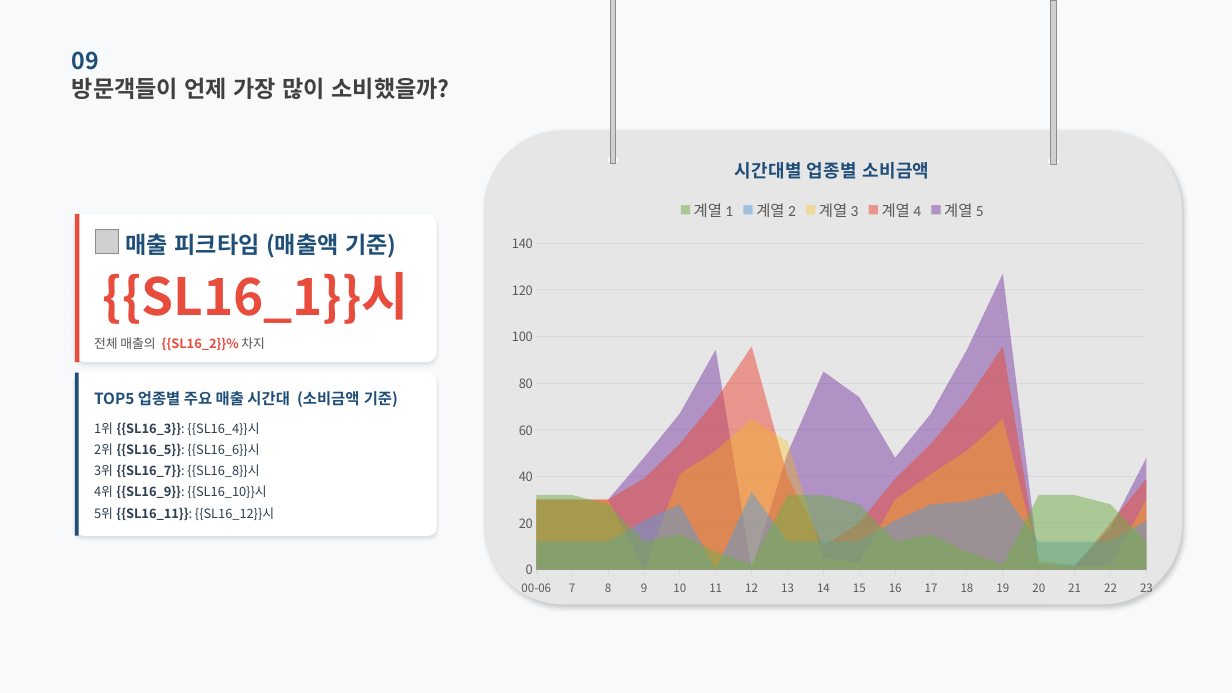
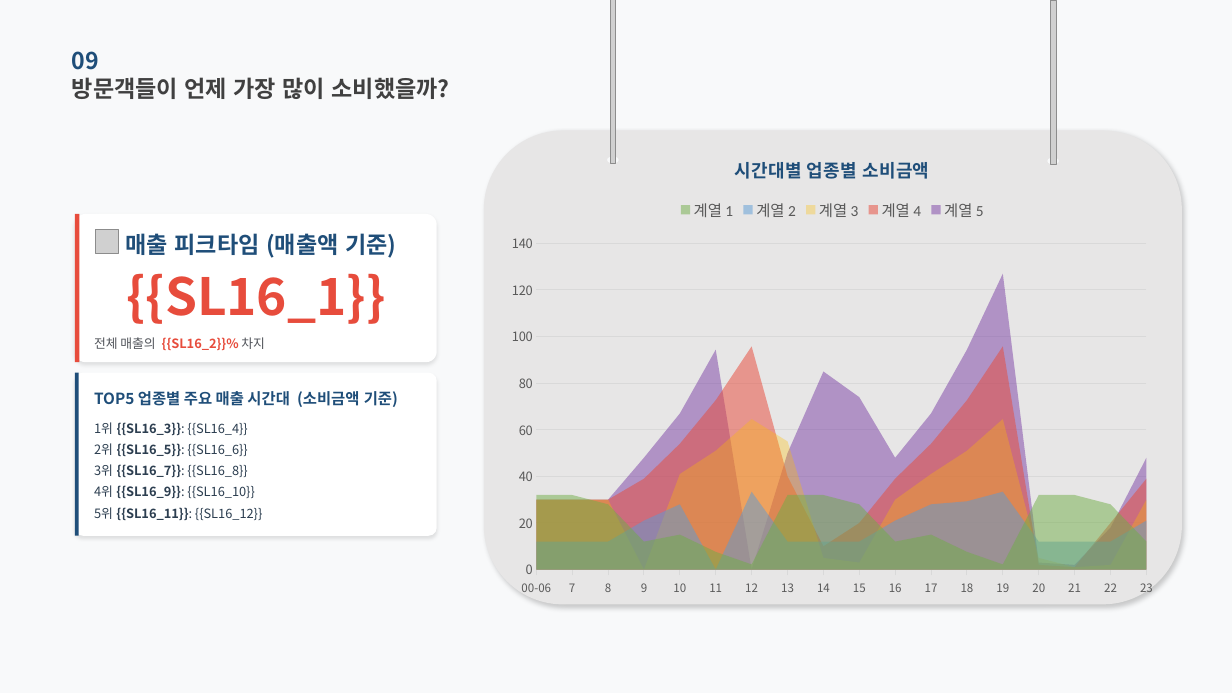
Before and after one commit to roddms/auto-report, a slide deck: slide 16 of template/master.pptx. Drawn at 1232x693 pixels with LibreOffice and Linux fonts; fonts in the diff are those of the drawing; grey boxes stand for pictures. Boxes give left, top, right and bottom in pixels: in the first picture for what was removed or moved away, otherwise in the second. Text is boxed around its words. In the diff, an @@ line names an element or a change of style, - is before the commit and + after.

```diff
--- a/template/master.pptx
+++ b/template/master.pptx
@@ text at bbox=[126, 273, 385, 324]: text changed @@
-{{SL16_1}}시
+{{SL16_1}}
@@ text at bbox=[94, 422, 247, 435]: text changed @@
-1위 {{SL16_3}}: {{SL16_4}}시
+1위 {{SL16_3}}: {{SL16_4}}
@@ text at bbox=[94, 443, 247, 456]: text changed @@
-2위 {{SL16_5}}: {{SL16_6}}시
+2위 {{SL16_5}}: {{SL16_6}}
@@ text at bbox=[94, 464, 247, 477]: text changed @@
-3위 {{SL16_7}}: {{SL16_8}}시
+3위 {{SL16_7}}: {{SL16_8}}
@@ text at bbox=[94, 485, 254, 498]: text changed @@
-4위 {{SL16_9}}: {{SL16_10}}시
+4위 {{SL16_9}}: {{SL16_10}}
@@ text at bbox=[94, 507, 262, 520]: text changed @@
-5위 {{SL16_11}}: {{SL16_12}}시
+5위 {{SL16_11}}: {{SL16_12}}
```
Also in this commit, not shown: 2 other slides changed, 6 other files.
